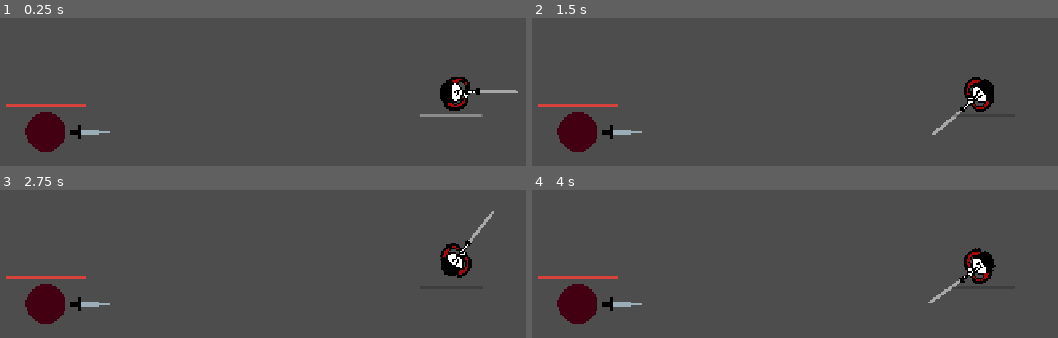
Above: before the commit, frames 1-4 (two rows, left to right).
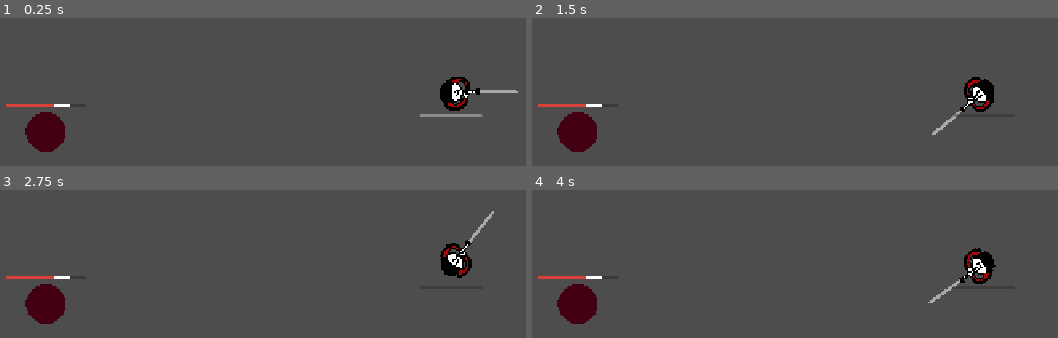
Above: after the commit, the same moments.

Repository: Traeves/Wakagashira
Game: Godot game, scene res://levels/demo_scene.tscn
The game is run twice, just before and just after one commit, with the same random seed, the same clock (stepped at 60 frames per second) and the same inputs.
Inputs (mouse positions are in pixels of both pictures, inside the frame that each line leads up to):
- Up to frame 1 (0.25 s): no input
- Up to frame 2 (1.5 s): tap Enter at 0.5 s; move the mouse to (915, 94) at 0.52 s; hold D (right) 0.53-1.28 s; hold ` (toggle_capture) 0.53-1.28 s; move the mouse to (700, 118) at 1.27 s; hold W (up) from 1.28 s (still down); tap ` (toggle_capture) at 1.35 s
- Up to frame 3 (2.75 s): move the mouse to (284, 190) at 2.02 s; release W (up) at 2.03 s; hold D (right) from 2.03 s (still down); hold ` (toggle_capture) from 2.03 s (still down)
- Up to frame 4 (4 s): move the mouse to (726, 296) at 2.77 s; release D (right) at 2.78 s; release ` (toggle_capture) at 2.78 s; hold W (up) 2.78-3.53 s; tap ` (toggle_capture) at 2.85 s; move the mouse to (outside the picture) at 3.52 s; hold A (left) from 3.53 s (still down); hold ` (toggle_capture) from 3.53 s (still down)

The runs differ from the first frame. In frame 1, 0.4% of the frame differs, in the area x 10-21%, y 58-82%; in frame 2, 0.4%; in frame 3, 0.4%; in frame 4, 0.4%.
Error after the commit: Invalid access to property or key 'body_entered' on a base object of type 'null instance'. (res://entities/enemies/enemy.gd:25)

Commit message:
same thing with enemy

Diff:
--- a/entities/enemies/enemy.tscn
+++ b/entities/enemies/enemy.tscn
@@ -3,17 +3,16 @@
 [ext_resource type="Script" uid="uid://dsfum5u2ftukr" path="res://entities/enemies/enemy.gd" id="1_msovg"]
 [ext_resource type="PackedScene" uid="uid://cfithnwx1ettw" path="res://entities/bullets/bullet.tscn" id="2_twyc1"]
 [ext_resource type="Texture2D" uid="uid://61jjbdxyhxgh" path="res://entities/player/sprites/placeholder_player.png" id="3_w4yt1"]
-[ext_resource type="Texture2D" uid="uid://drr1u47btcvj5" path="res://entities/player/sprites/placeholder_sword.png" id="4_ipr6v"]
 [ext_resource type="PackedScene" uid="uid://b51k2mgrhmcjp" path="res://ui/health_bar.tscn" id="5_twyc1"]
 
 [sub_resource type="CircleShape2D" id="CircleShape2D_yf5fn"]
 radius = 32.0
 
+[sub_resource type="CircleShape2D" id="CircleShape2D_h6mmt"]
+radius = 32.01562
+
 [sub_resource type="CircleShape2D" id="CircleShape2D_g4v7s"]
 radius = 384.0833
-
-[sub_resource type="CircleShape2D" id="CircleShape2D_h6mmt"]
-radius = 32.01562
 
 [node name="Enemy" type="CharacterBody2D" unique_id=1583411980 groups=["enemies"]]
 collision_layer = 2
@@ -29,25 +28,24 @@
 shape = SubResource("CircleShape2D_yf5fn")
 debug_color = Color(0.96533865, 1.1551381e-06, 0.49022233, 0.41960785)
 
-[node name="Sprite2D" type="Sprite2D" parent="." unique_id=322514381]
+[node name="Pivot" type="Node2D" parent="." unique_id=69421609]
+
+[node name="Sprite2D" type="Sprite2D" parent="Pivot" unique_id=322514381]
 modulate = Color(0.72177464, 0, 0.07895415, 1)
 texture = ExtResource("3_w4yt1")
 
-[node name="Pivot" type="Node2D" parent="." unique_id=69421609]
+[node name="Hurtbox" type="Area2D" parent="Pivot" unique_id=504610278]
+collision_layer = 0
+collision_mask = 4
 
-[node name="GunHolder" type="Node2D" parent="Pivot" unique_id=516851287]
-position = Vector2(40, 0)
-rotation = 1.5707964
+[node name="CollisionShape2D" type="CollisionShape2D" parent="Pivot/Hurtbox" unique_id=765548814]
+shape = SubResource("CircleShape2D_h6mmt")
 
-[node name="Sprite2D" type="Sprite2D" parent="Pivot/GunHolder" unique_id=627371907]
-texture = ExtResource("4_ipr6v")
-offset = Vector2(0, -30)
-
-[node name="DetectionArea" type="Area2D" parent="." unique_id=1762997531]
+[node name="DetectionArea" type="Area2D" parent="Pivot" unique_id=1762997531]
 visible = false
 collision_layer = 0
 
-[node name="CollisionShape2D" type="CollisionShape2D" parent="DetectionArea" unique_id=1076924491]
+[node name="CollisionShape2D" type="CollisionShape2D" parent="Pivot/DetectionArea" unique_id=1076924491]
 shape = SubResource("CircleShape2D_g4v7s")
 
 [node name="ReloadTimer" type="Timer" parent="." unique_id=2135889005]
@@ -58,11 +56,4 @@
 offset_top = -44.0
 offset_bottom = -40.0
 
-[node name="Hurtbox" type="Area2D" parent="." unique_id=504610278]
-collision_layer = 0
-collision_mask = 4
-
-[node name="CollisionShape2D" type="CollisionShape2D" parent="Hurtbox" unique_id=765548814]
-shape = SubResource("CircleShape2D_h6mmt")
-
-[connection signal="body_entered" from="Hurtbox" to="." method="_on_hurtbox_body_entered"]
+[connection signal="body_entered" from="Pivot/Hurtbox" to="." method="_on_hurtbox_body_entered"]
